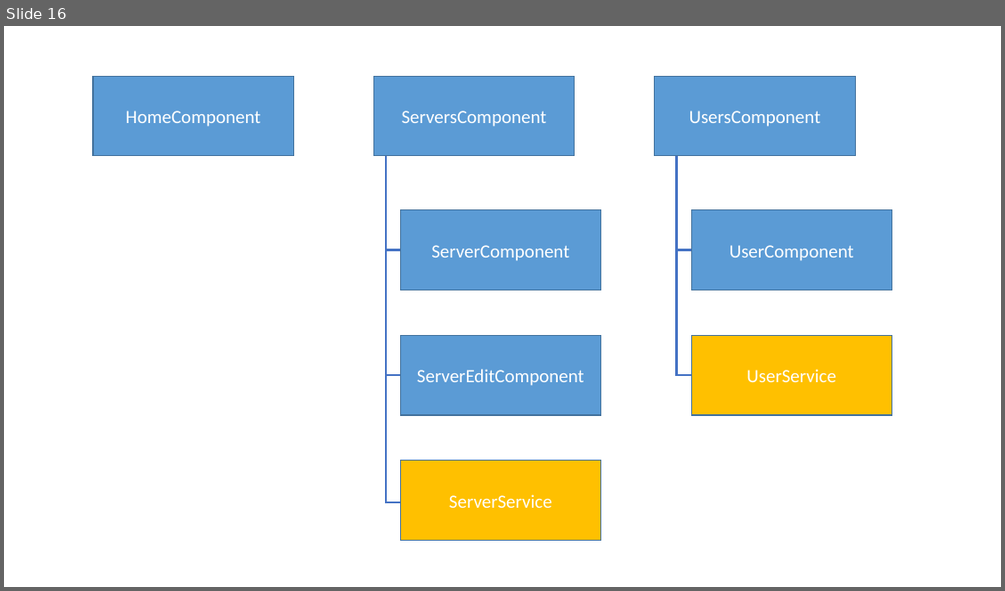
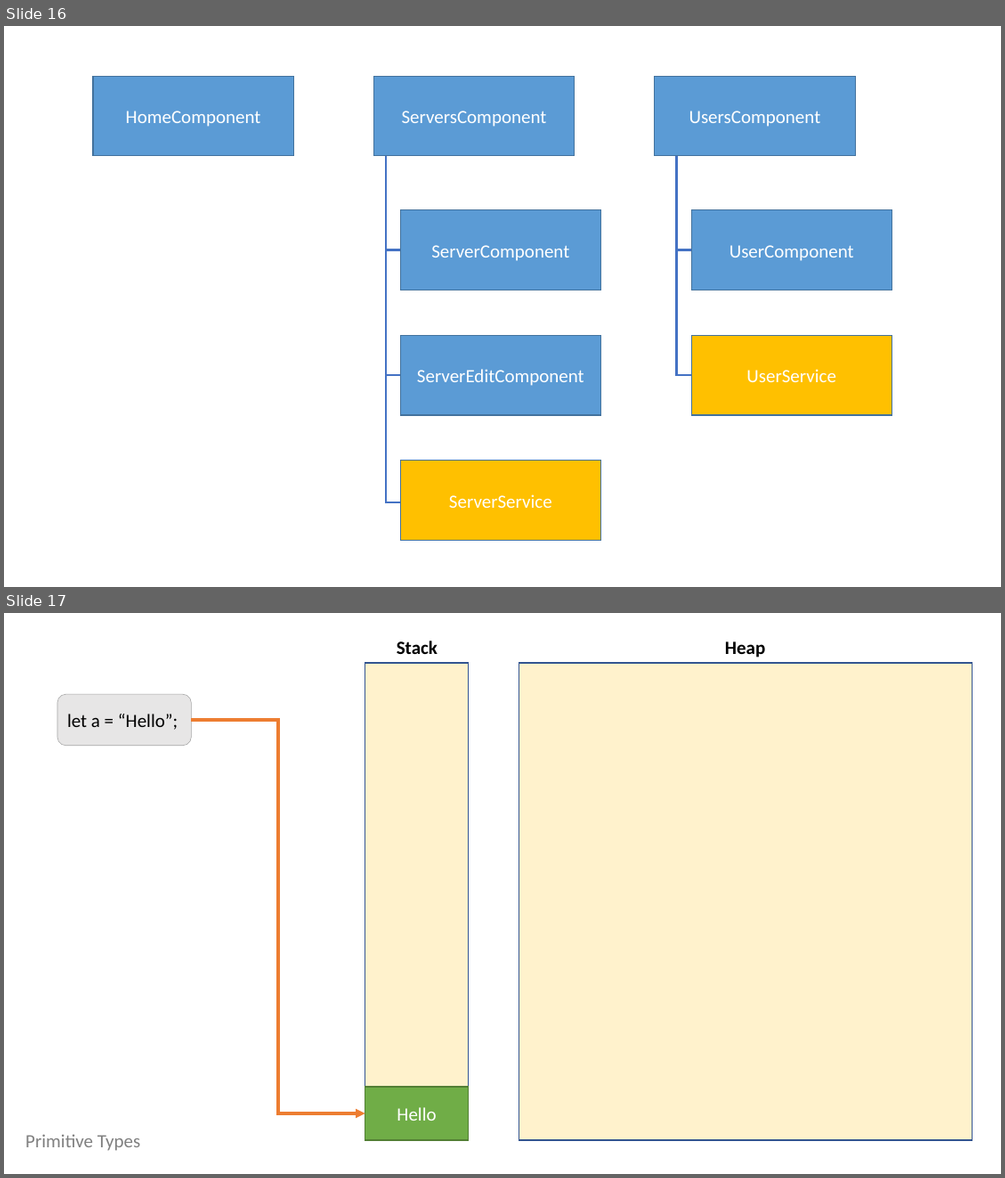
Before and after one commit to yeminko/angular-training, a slide deck: Resources/Notes.pptx. Shown one above the other, each under a label of ours: slide 16 before the commit, slides 16 and 17 after it. The pictures are 1005x591 and 1005x1178 pixels, drawn with LibreOffice and Linux fonts; fonts in the diff are those of the drawing. Boxes give left, top, right and bottom in pixels: in the first picture for what was removed or moved away, otherwise in the second. Text is boxed around its words. In the diff, an @@ line names an element or a change of style, - is before the commit and + after.

```diff
--- a/Resources/Notes.pptx
+++ b/Resources/Notes.pptx
@@ slide 17 added at (4, 613, 1001, 1174), background #FFFFFF @@
@@ rectangle added at (365, 663, 469, 1140), fill #FFF2CC, outline #325491 1 pt @@
@@ text added at (396, 641, 437, 654), 18 pt, text #000000, bold @@
+Stack
@@ rectangle added at (519, 663, 972, 1140), fill #FFF2CC, outline #325491 1 pt @@
@@ text added at (725, 641, 765, 657), 18 pt, text #000000, bold @@
+Heap
@@ rounded rectangle added at (57, 695, 191, 747), fill #E7E6E6, outline #A6A6A6 0.5 pt, 18 pt, text #000000 @@
+let a = “Hello”;
@@ elbow arrow added from (191, 720) to (365, 1113), #ED7D31 3 pt @@
@@ rectangle added at (365, 1086, 469, 1140), fill #70AD47, outline #538035 1 pt, 18 pt, text #FFFFFF @@
+Hello
@@ text added at (25, 1134, 140, 1151), 18 pt, text #808080 @@
+Primitive Types
```
Also in this commit, not shown: 18 other slides added, 14 other files.
